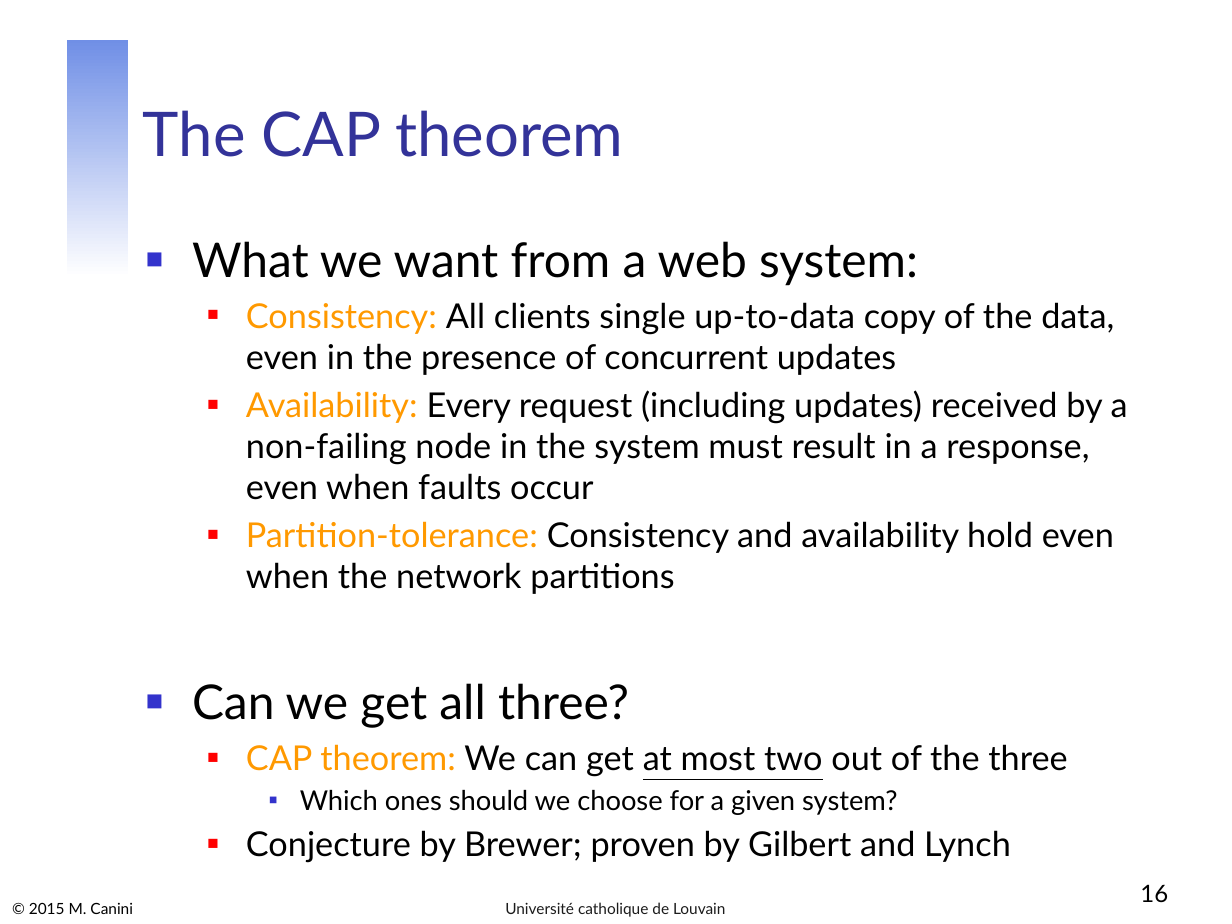
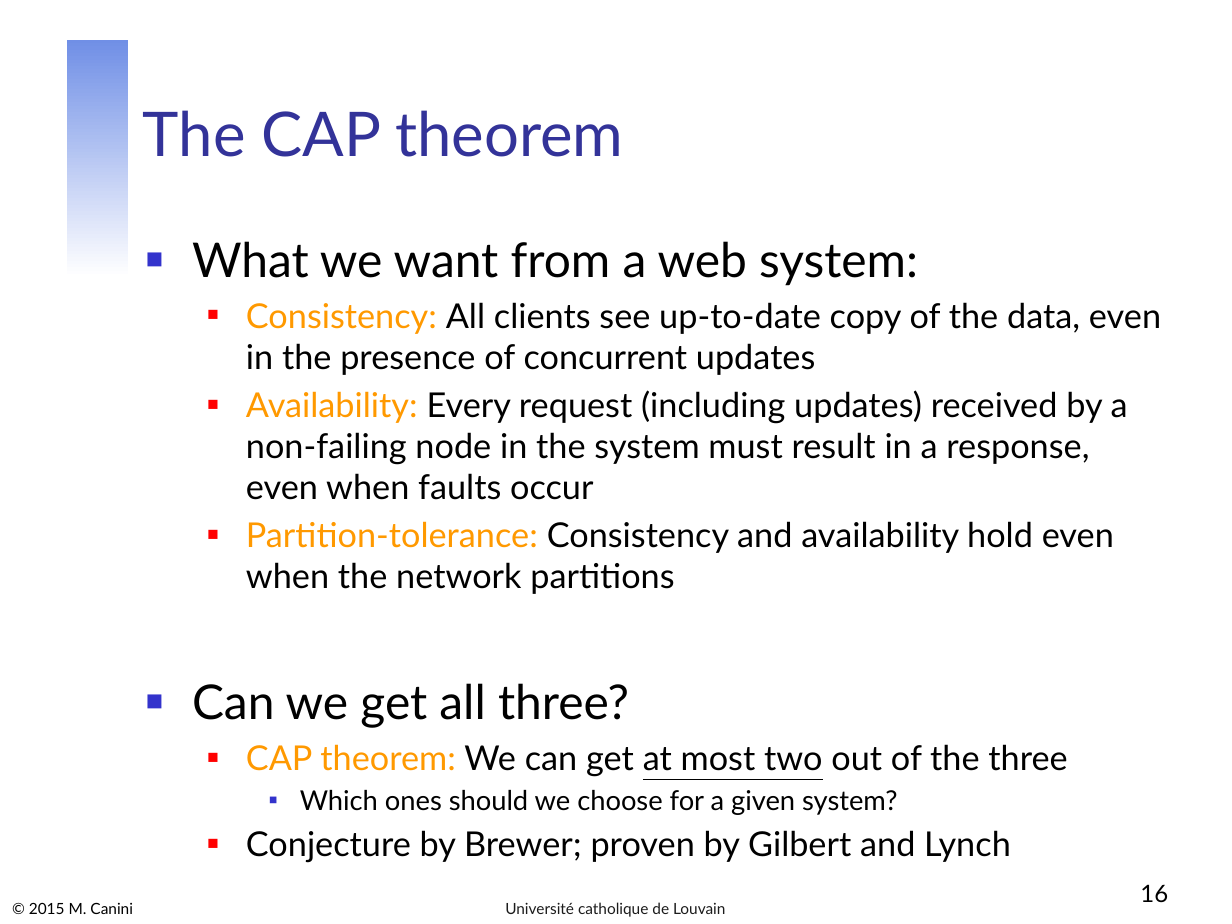
Before and after one commit to mcanini/INGI2145-2015, a slide deck: slide 16 of 03-cloud-storage.pptx. Drawn at 1232x924 pixels with LibreOffice and Linux fonts; fonts in the diff are those of the drawing. Boxes give left, top, right and bottom in pixels: in the first picture for what was removed or moved away, otherwise in the second. Text is boxed around its words. In the diff, an @@ line names an element or a change of style, - is before the commit and + after.

```diff
--- a/03-cloud-storage.pptx
+++ b/03-cloud-storage.pptx
@@ text at <box>246,302,1161,375</box>: text changed @@
-  ■ Consistency: All clients single up-to-data copy of the data, even in the presence of concurrent updates
+  ■ Consistency: All clients see up-to-date copy of the data, even in the presence of concurrent updates
```
Also in this commit, not shown: 5 other slides changed, 1 other file.
